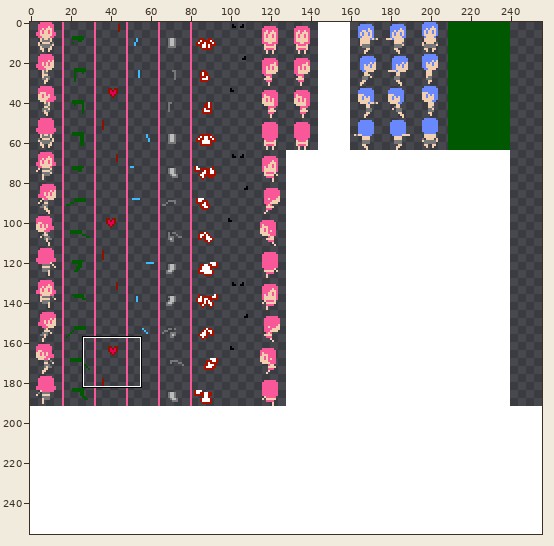
Sprite sheet -- assets/player_sheet.png. The picture above shows the old version from afar; the outline marks the close-up.
Close-up. Before:
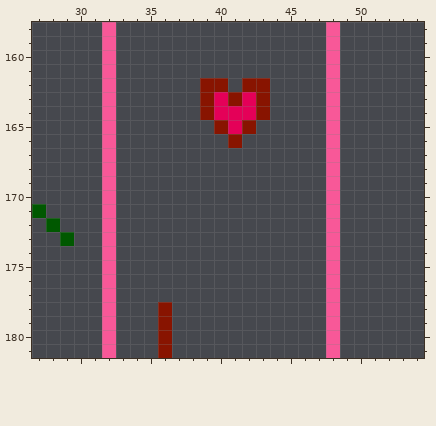
The file is 256x256 pixels. Colours within 5 levels of each other are drawn and written as one. Shown: x 27..54, y 158..181.
New version:
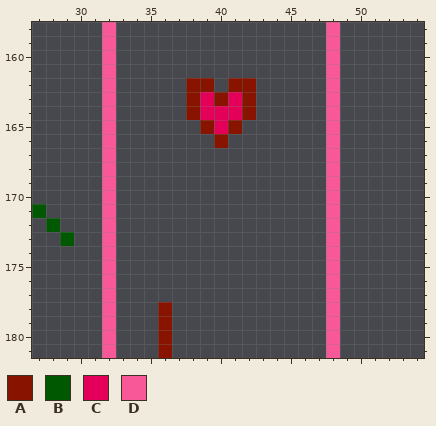
Palette (. is transparent): A #881400  B #005800  C #e40058  D #f85898
What changed:
Colour A now appears in row 162 at x 38 and 41; in rows 163 to 164 at x 38; in row 165 at x 39; in row 166 at x 40.
The author changed colour C to colour A in row 163 at x 40 and 42; in row 164 at x 42; in row 165 at x 41.
The author changed colour A to colour C in row 163 at x 39 and 41; in row 164 at x 39; in row 165 at x 40.
Colour A is removed in row 162 at x 40 and 43; in rows 163 to 164 at x 43; in row 165 at x 42; in row 166 at x 41.
Pixel boxes of the changes (left, top, right, bottom) in both close-ups:
changed: (186, 78, 270, 148)
